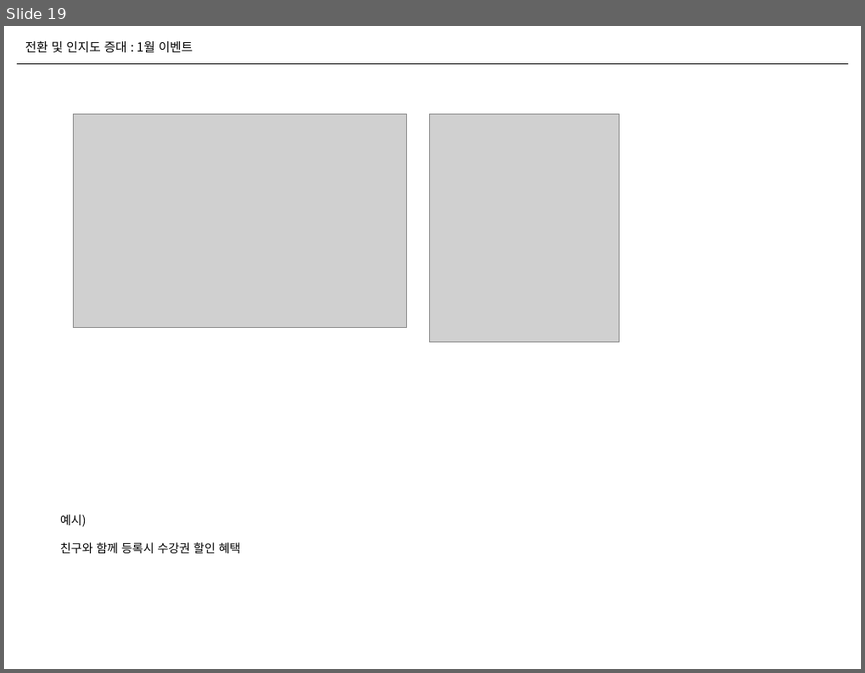
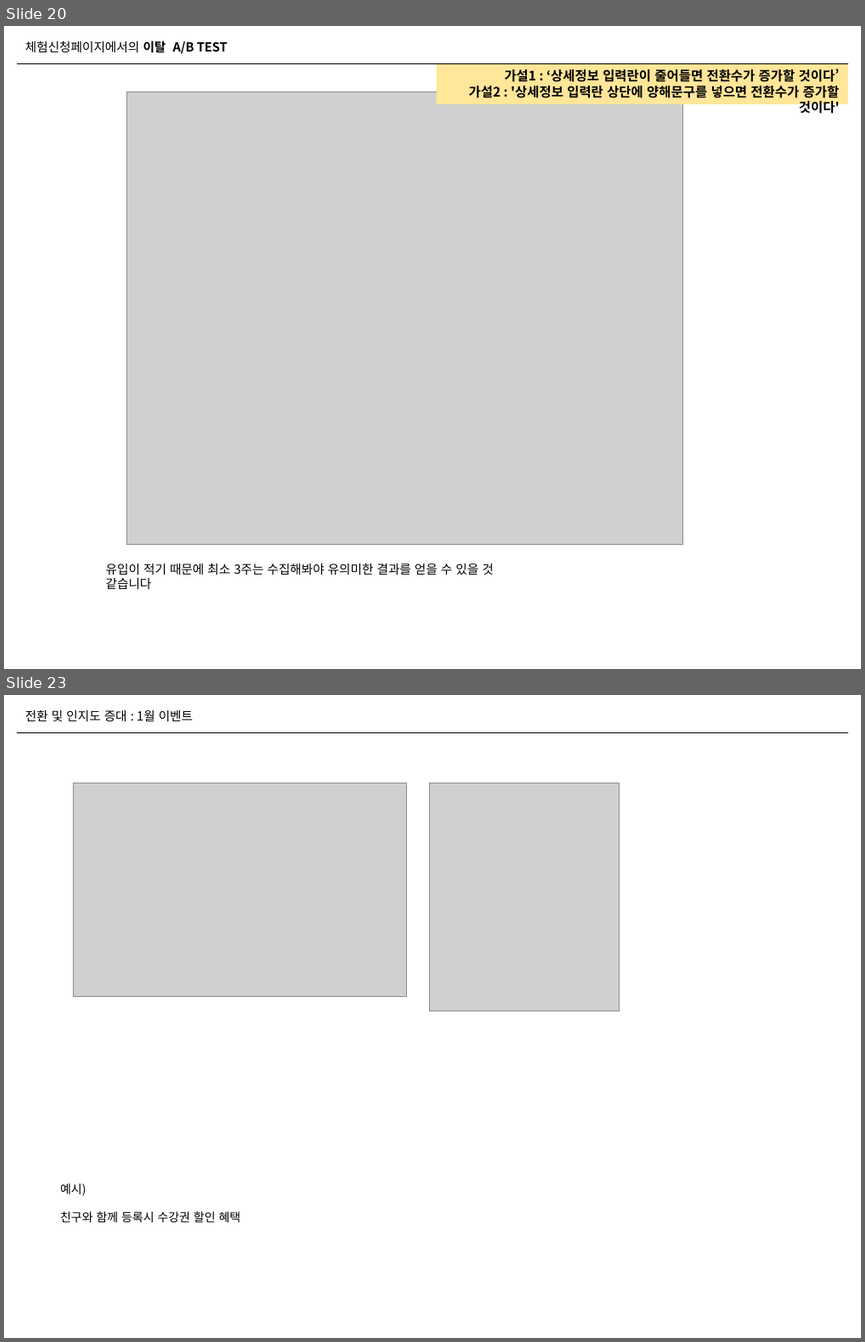
Before and after one commit to naxvinci/marketing, a slide deck: marketing_insights_GA.pptx. Shown one above the other, each under a label of ours: slide 19 before the commit, slides 20 and 23 after it; the slides between them are not shown. The pictures are 865x673 and 865x1342 pixels, drawn with LibreOffice and Linux fonts; fonts in the diff are those of the drawing; grey boxes stand for pictures. Boxes give left, top, right and bottom in pixels: in the first picture for what was removed or moved away, otherwise in the second. Text is boxed around its words. In the diff, an @@ line names an element or a change of style, - is before the commit and + after.

```diff
--- a/marketing_insights_GA.pptx
+++ b/marketing_insights_GA.pptx
@@ slide 20 added at <box>4,26,861,669</box>, background #FFFFFF @@
@@ text added at <box>25,40,228,54</box>, 10.5 pt, text #000000 @@
+체험신청페이지에서의 이탈 A/B TEST
@@ line added from (17, 63) to (848, 63), #000000 0.5 pt @@
@@ rectangle added at <box>437,63,848,104</box>, fill #FFE699, 11 pt, text #000000, bold @@
+가설1 : ‘상세정보 입력란이 줄어들면 전환수가 증가할 것이다’
+가설2 : '상세정보 입력란 상단에 양해문구를 넣으면 전환수가 증가할 것이다'
@@ picture added at <box>127,92,682,544</box> @@
@@ text added at <box>106,563,494,589</box>, 10.5 pt, text #000000 @@
+유입이 적기 때문에 최소 3주는 수집해봐야 유의미한 결과를 얻을 수 있을 것 같습니다
@@ what was slide 19 is now slide 23 @@
```
Also in this commit, not shown: 9 slides changed, 3 other slides added, 1 slide removed.
